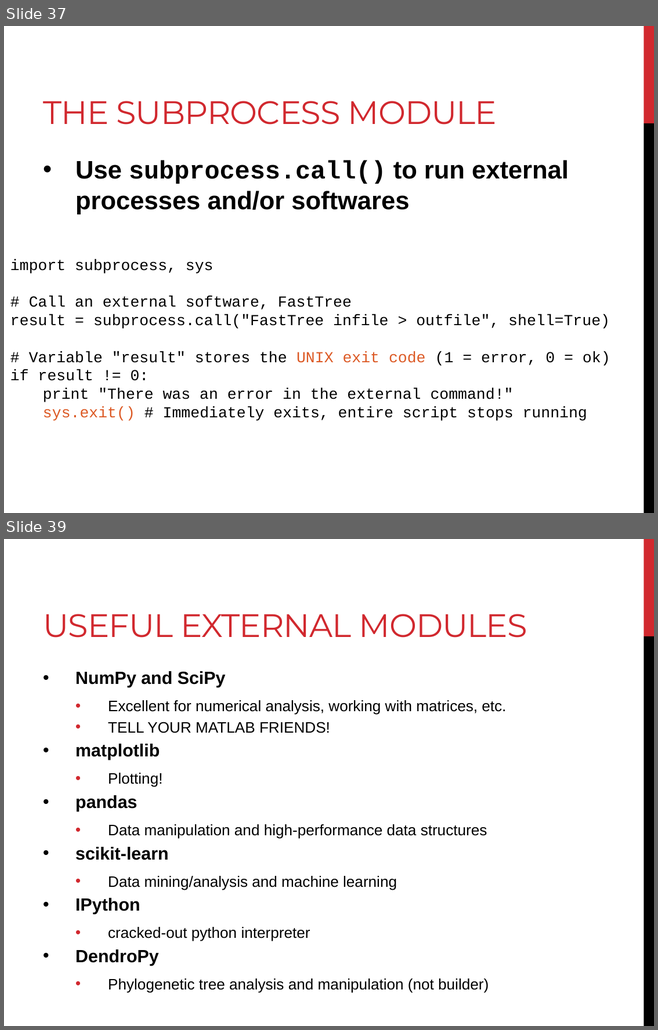
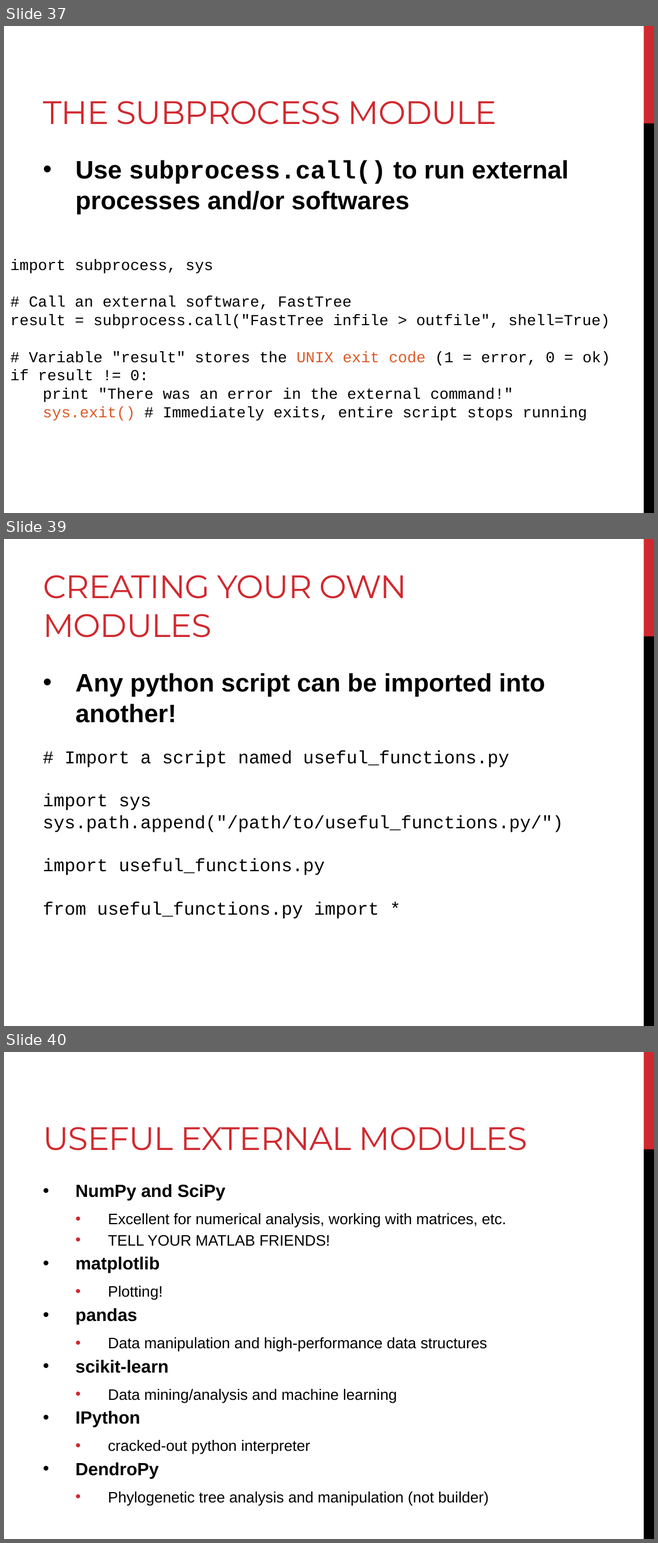
Before and after one commit to BjornFJohansson/ccbb_bigdata2015_python, a slide deck: slides/slides_day4.pptx. Shown one above the other, each under a label of ours: slides 37 and 39 before the commit, slides 37, 39 and 40 after it; the slides between them are not shown. The pictures are 658x1030 and 658x1543 pixels, drawn with LibreOffice and Linux fonts; fonts in the diff are those of the drawing. Boxes give left, top, right and bottom in pixels: in the first picture for what was removed or moved away, otherwise in the second. Text is boxed around its words. In the diff, an @@ line names an element or a change of style, - is before the commit and + after.

```diff
--- a/slides/slides_day4.pptx
+++ b/slides/slides_day4.pptx
@@ slide 39 added at (x1=4, y1=539, x2=654, y2=1026), background #FFFFFF; not listed: 2 template elements that a slide beside it also shows @@
@@ title added at (x1=43, y1=575, x2=407, y2=638), 36 pt, text #D1282E @@
+CREATING YOUR OWN MODULES
@@ text added at (x1=75, y1=673, x2=545, y2=723), 28 pt, text #000000, bold @@
+• Any python script can be imported into another!
@@ text added at (x1=43, y1=750, x2=563, y2=919), 20 pt, text #000000 @@
+# Import a script named useful_functions.py
+import sys
+sys.path.append("/path/to/useful_functions.py/")
+import useful_functions.py
+from useful_functions.py import *
@@ what was slide 39 is now slide 40 @@
```
Also in this commit, not shown: 6 slides changed, 4 other slides added, 37 slides removed, 1 other file.
